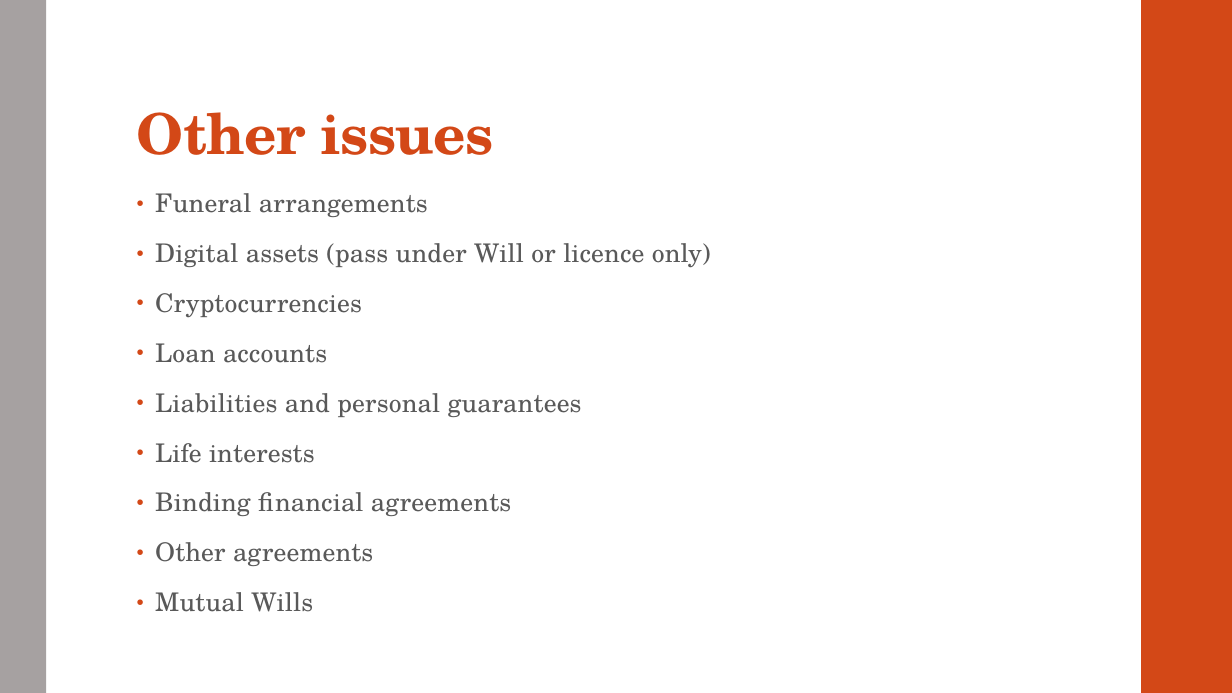
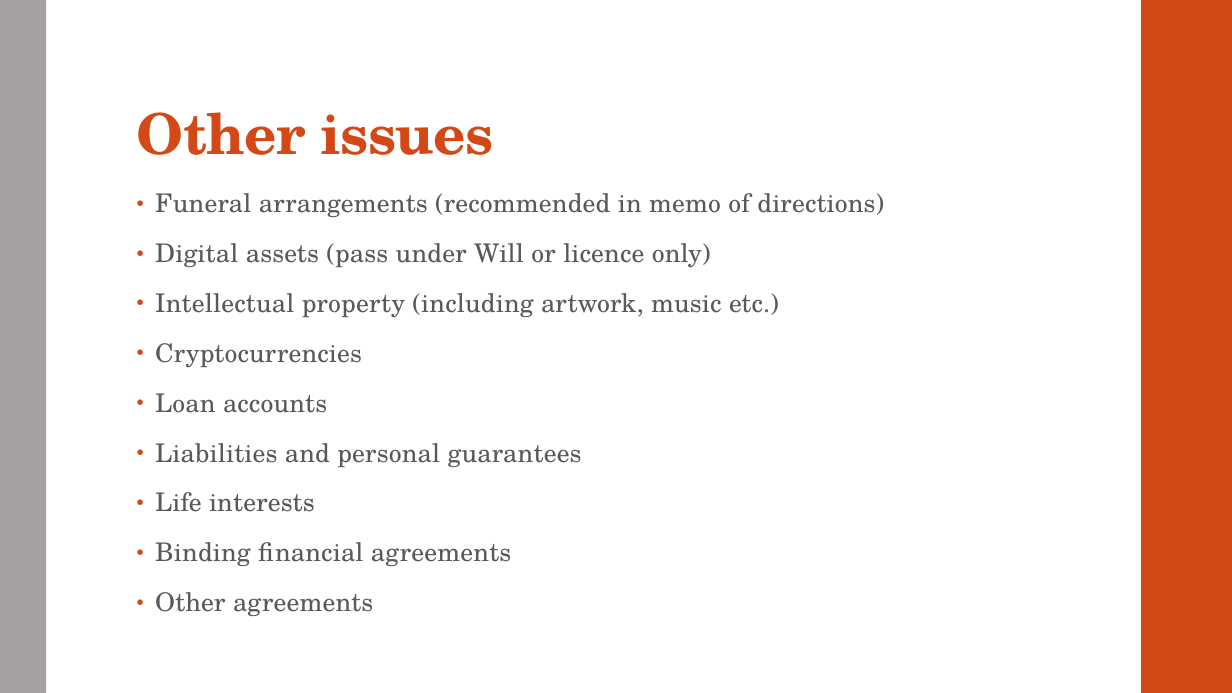
Before and after one commit to dariuschats/dariuschats.github.io, a slide deck: slide 25 of downloadables/other/Estate planning/Estate Planning Meeting Slides.pptx (slide 24 before the commit). Drawn at 1232x693 pixels with LibreOffice and Linux fonts; fonts in the diff are those of the drawing. Boxes give left, top, right and bottom in pixels: in the first picture for what was removed or moved away, otherwise in the second. Text is boxed around its words. In the diff, an @@ line names an element or a change of style, - is before the commit and + after.

```diff
--- a/downloadables/other/Estate planning/Estate Planning Meeting Slides.pptx
+++ b/downloadables/other/Estate planning/Estate Planning Meeting Slides.pptx
@@ text at (155,193,884,217): text changed @@
-• Funeral arrangements
+• Funeral arrangements (recommended in memo of directions)
@@ text at (155,293,779,318): paragraph added @@
+• Intellectual property (including artwork, music etc.)
@@ text at (155,592,313,612): paragraph removed @@
-• Mutual Wills
```
Also in this commit, not shown: 12 other slides changed, 2 slides added, 1 other file.
